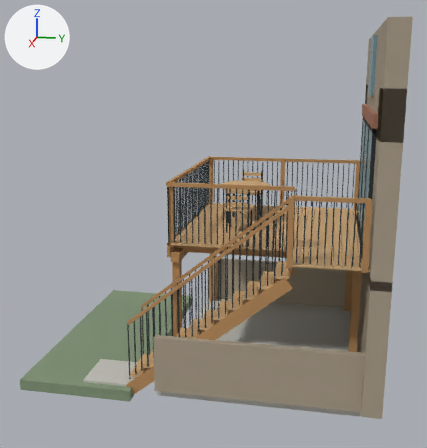
Renders of the glTF model southernhay-deck-concept.glb from each side of a commit.
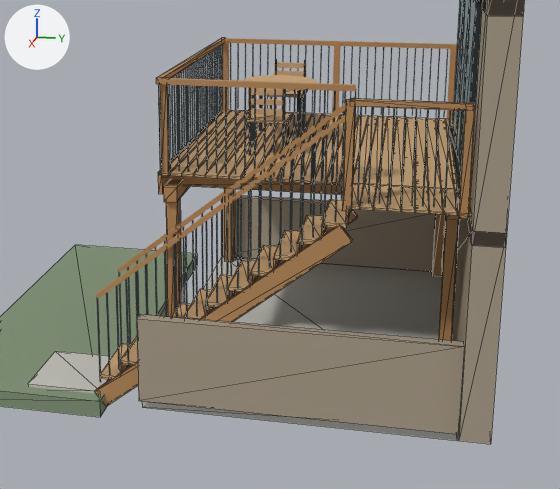
Each version is shown whole from a camera (50 mm lens) standing at (11.33, -0.66, 5.28) and looking at (0.1, -2.91, 2.48), then close up on the part from 15% to 100% of the width and 29% to 100% of the height. Every picture has the same lights, and +X, +Y and +Z are marked at upper left. The older version's two pictures come first. The close-ups show mesh edges as thin lines. Vertices at exactly the same position are counted once.

The first close-up shows 'Flat lawn reference', 'Handrail.001', 'House below sill', 'Indicative post.002', 'Lawn landing 0.85m nominal', 'Patio surface; excavation depth illustrative', 'Retaining side placeholder; design required', 'Retaining side placeholder; design required.001', 'Right masonry pier', 'Stair handrail', 'Stair handrail.001', 'Stair stringer.001' and 220 more.
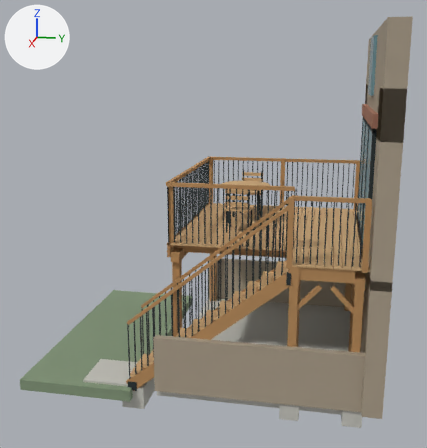
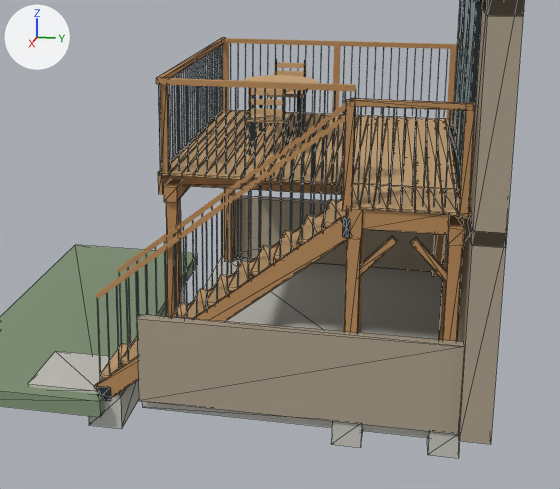
Commit message: Add stair supports and document the live deck demo

What changed in the scene script:
```text
Change me_mesh_214:
    remove me_mesh_214.from_pydata(...)  # 8 vertices, 12 faces; spans x 2.19..2.25, y -4.07..-1.18, z -0.19..2.19
    add me_mesh_214.from_pydata(...)  # 8 vertices, 12 faces; spans x 2.19..2.25, y -4.07..-1.18, z -0.12..2.25
    me_mesh_214 part 1: the whole mesh is moved by (0.0, 0.0, 0.07)
Add me_mesh_180_1:
    me_mesh_180_1.from_pydata([(2.218, -0.777, 2.076), (2.218, -0.723, 2.024), (2.218, -1.197, 1.626), (2.218, -1.143, 1.574), (2.142, -0.723, 2.024), (2.142, -0.777, 2.076), (2.142, -1.143, 1.574), (2.142, -1.197, 1.626)], [], [(0, 2, 1), (2, 3, 1), (4, 6, 5), (6, 7, 5), (4, 5, 1), (5, 0, 1), (7, 6, 2), (6, 3, 2), (5, 7, 0), (7, 2, 0), (1, 3, 4), (3, 6, 4)])
    me_mesh_180_1.materials.append(mat_indicative_joist)  # orange #b88b59
Add me_mesh_179_1:
    me_mesh_179_1.from_pydata([(2.218, -0.587, 2.024), (2.218, -0.533, 2.076), (2.218, -0.167, 1.574), (2.218, -0.113, 1.626), (2.142, -0.533, 2.076), (2.142, -0.587, 2.024), (2.142, -0.113, 1.626), (2.142, -0.167, 1.574)], [], [(0, 2, 1), (2, 3, 1), (4, 6, 5), (6, 7, 5), (4, 5, 1), (5, 0, 1), (7, 6, 2), (6, 3, 2), (5, 7, 0), (7, 2, 0), (1, 3, 4), (3, 6, 4)])
    me_mesh_179_1.materials.append(mat_indicative_joist)  # orange #b88b59
Add ob_stair_bottom_foundation_placeholder__independent_of_patio_depth:
    ob_stair_bottom_foundation_placeholder__independent_of_patio_depth = bpy.data.objects.new('Stair bottom foundation placeholder; independent of patio depth', me_mesh_186_1)  # a box spanning x 1.4..2.25, y -4.15..-3.75, z -0.45..-0.05; in mat_interior_behind_door_opening (light grey #c5c4bc)
    ob_stair_bottom_foundation_placeholder__independent_of_patio_depth.location = (0.0, 0.0, 0.0)
Add ob_stair_foot_shoe_placeholder_001:
    ob_stair_foot_shoe_placeholder_001 = bpy.data.objects.new('Stair foot shoe placeholder.001', me_mesh_185_1)  # a box spanning x 2.172..2.268, y -4.03..-3.87, z -0.095..0.065; in mat_door_threshold (dark grey #343d3f)
    ob_stair_foot_shoe_placeholder_001.location = (0.0, 0.0, 0.0)
Add ob_stair_head_connector_placeholder_001:
    ob_stair_head_connector_placeholder_001 = bpy.data.objects.new('Stair head connector placeholder.001', me_mesh_184_1)  # a box spanning x 2.178..2.262, y -1.285..-1.215, z 2.065..2.265; in mat_door_threshold (dark grey #343d3f)
    ob_stair_head_connector_placeholder_001.location = (0.0, 0.0, 0.0)
Add ob_landing_outer_knee_brace_front:
    ob_landing_outer_knee_brace_front = bpy.data.objects.new('Landing outer knee brace front', me_mesh_180_1)
    ob_landing_outer_knee_brace_front.location = (0.0, 0.0, 0.0)
Add ob_landing_outer_knee_brace_rear:
    ob_landing_outer_knee_brace_rear = bpy.data.objects.new('Landing outer knee brace rear', me_mesh_179_1)
    ob_landing_outer_knee_brace_rear.location = (0.0, 0.0, 0.0)
Add ob_landing_foundation_placeholder__size_and_depth_unverified_002:
    ob_landing_foundation_placeholder__size_and_depth_unverified_002 = bpy.data.objects.new('Landing foundation placeholder; size and depth unverified.002', me_mesh_178_1)  # a box spanning x 2.02..2.34, y -1.33..-1.01, z -0.3..0.0; in mat_interior_behind_door_opening (light grey #c5c4bc)
    ob_landing_foundation_placeholder__size_and_depth_unverified_002.location = (0.0, 0.0, 0.0)
Add ob_landing_support_post_002:
    ob_landing_support_post_002 = bpy.data.objects.new('Landing support post.002', me_mesh_176_1)  # a box spanning x 2.11..2.25, y -1.24..-1.1, z 0.08..2.05; in mat_indicative_joist (orange #b88b59)
    ob_landing_support_post_002.location = (0.0, 0.0, 0.0)
Add ob_landing_support_post_001:
    ob_landing_support_post_001 = bpy.data.objects.new('Landing support post.001', me_mesh_173_1)  # a box spanning x 1.4..1.54, y -1.24..-1.1, z 0.08..2.05; in mat_indicative_joist (orange #b88b59)
    ob_landing_support_post_001.location = (0.0, 0.0, 0.0)
Add ob_landing_foundation_placeholder__size_and_depth_unverified:
    ob_landing_foundation_placeholder__size_and_depth_unverified = bpy.data.objects.new('Landing foundation placeholder; size and depth unverified', me_mesh_172_1)  # a box spanning x 2.02..2.34, y -0.3..0.02, z -0.3..0.0; in mat_interior_behind_door_opening (light grey #c5c4bc)
    ob_landing_foundation_placeholder__size_and_depth_unverified.location = (0.0, 0.0, 0.0)
Add ob_landing_support_post:
    ob_landing_support_post = bpy.data.objects.new('Landing support post', me_mesh_170_1)  # a box spanning x 2.11..2.25, y -0.21..-0.07, z 0.08..2.05; in mat_indicative_joist (orange #b88b59)
    ob_landing_support_post.location = (0.0, 0.0, 0.0)
Add ob_landing_joist_002:
    ob_landing_joist_002 = bpy.data.objects.new('Landing joist.002', me_mesh_169_1)  # a box spanning x 2.175..2.225, y -1.09..-0.22, z 2.152..2.372; in mat_indicative_joist (orange #b88b59)
    ob_landing_joist_002.location = (0.0, 0.0, 0.0)
Add ob_stair_head_beam__connections_to_be_designed:
    ob_stair_head_beam__connections_to_be_designed = bpy.data.objects.new('Stair head beam; connections to be designed', me_mesh_166_1)  # a box spanning x 1.4..2.25, y -1.25..-1.09, z 2.05..2.372; in mat_indicative_joist (orange #b88b59)
    ob_stair_head_beam__connections_to_be_designed.location = (0.0, 0.0, 0.0)
Add ob_landing_rear_beam_extension:
    ob_landing_rear_beam_extension = bpy.data.objects.new('Landing rear beam extension', me_mesh_165_1)  # a box spanning x 1.4..2.25, y -0.22..-0.06, z 2.05..2.23; in mat_indicative_joist (orange #b88b59)
    ob_landing_rear_beam_extension.location = (0.0, 0.0, 0.0)
```

Where the change shows, as pixel boxes (x1, y1, x2, y2) in the close-ups (560 x 489 px):
'Stair stringer.001', moved
    before: (94, 225, 353, 406)
    after: (94, 218, 352, 401)
'Landing joist.002', added (orange)
    after: (362, 208, 449, 235)
'Landing support post', added (orange)
    after: (442, 245, 463, 341)
'Landing support post.002', added (orange)
    after: (344, 238, 361, 333)
'Stair bottom foundation placeholder; independent of patio depth', added
    after: (89, 380, 139, 429)
'Landing foundation placeholder; size and depth unverified', added
    after: (427, 431, 460, 458)
'Landing foundation placeholder; size and depth unverified.002', added
    after: (331, 421, 363, 447)
'Landing rear beam extension', added (orange)
    after: (447, 212, 465, 246)
'Landing outer knee brace rear', added (orange)
    after: (411, 237, 447, 283)
'Landing outer knee brace front', added (orange)
    after: (359, 236, 398, 277)
'Stair head beam; connections to be designed', added
    after: (346, 188, 364, 239)
'Stair foot shoe placeholder.001', added
    after: (97, 386, 111, 401)
'Stair head connector placeholder.001', added
    after: (342, 216, 350, 237)
'Indicative post.002', unchanged, covered by the edit
    before: (438, 219, 459, 341)
    after: (438, 234, 448, 340)
